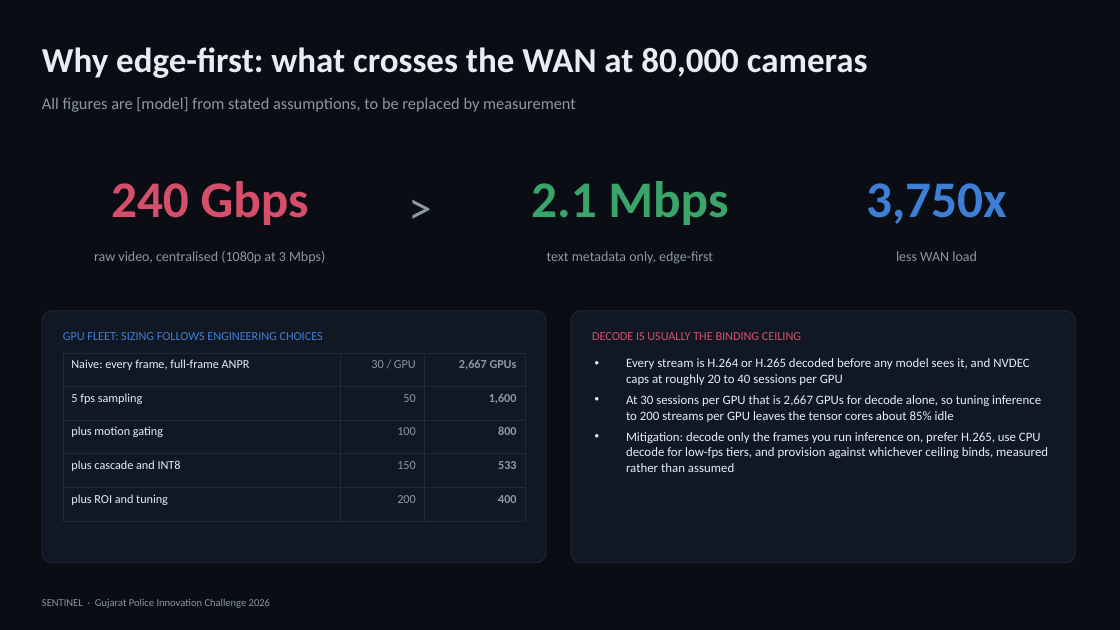
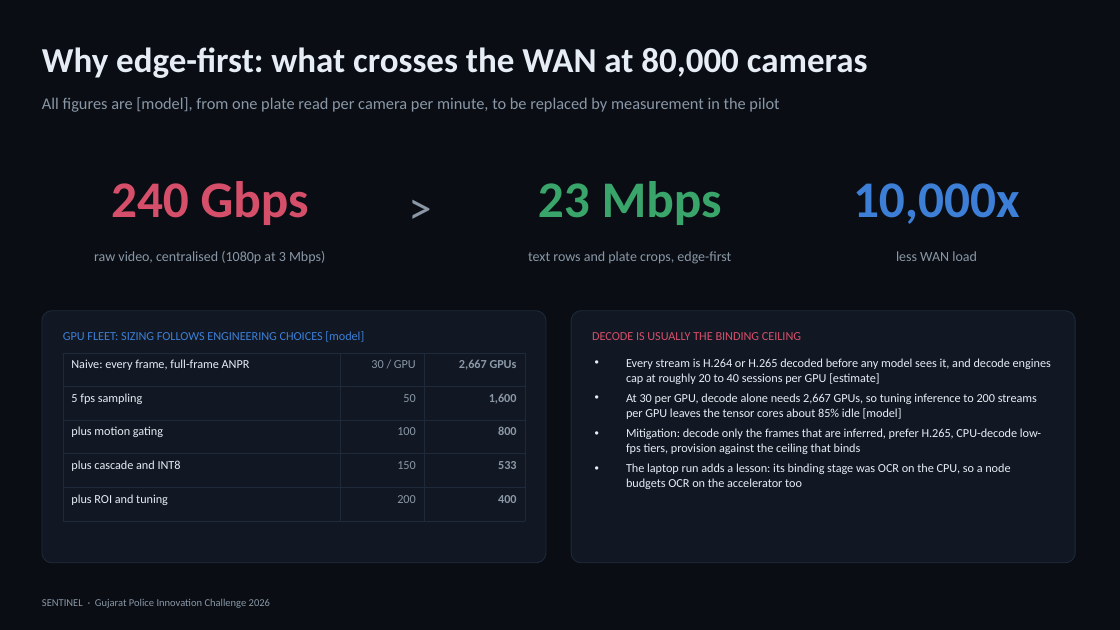
Before and after one commit to adityashroff06-code/sentinel-gujarat, a slide deck: slide 12 of deliverables/Sentinel-Solution-Presentation.pptx. Drawn at 1120x630 pixels with LibreOffice and Linux fonts; fonts in the diff are those of the drawing. Boxes give left, top, right and bottom in pixels: in the first picture for what was removed or moved away, otherwise in the second. Text is boxed around its words. In the diff, an @@ line names an element or a change of style, - is before the commit and + after.

```diff
--- a/deliverables/Sentinel-Solution-Presentation.pptx
+++ b/deliverables/Sentinel-Solution-Presentation.pptx
@@ text at [42,97,779,112]: text changed @@
-All figures are [model] from stated assumptions, to be replaced by measurement
+All figures are [model], from one plate read per camera per minute, to be replaced by measurement in the pilot
@@ text at [538,181,722,225]: text changed @@
-2.1 Mbps
+23 Mbps
@@ text at [853,183,1020,224]: text changed @@
-3,750x
+10,000x
@@ text at [528,251,731,264]: text changed @@
-text metadata only, edge-first
+text rows and plate crops, edge-first
@@ text at [63,331,364,342]: text changed @@
-GPU FLEET: SIZING FOLLOWS ENGINEERING CHOICES
+GPU FLEET: SIZING FOLLOWS ENGINEERING CHOICES [model]
@@ text at [626,358,1051,489]: text changed; size 11 to 10.5 pt @@
-• Every stream is H.264 or H.265 decoded before any model sees it, and NVDEC caps at roughly 20 to 40 sessions per GPU
-• At 30 sessions per GPU that is 2,667 GPUs for decode alone, so tuning inference to 200 streams per GPU leaves the tensor cores about 85% idle
-• Mitigation: decode only the frames you run inference on, prefer H.265, use CPU decode for low-fps tiers, and provision against whichever ceiling binds, measured rather than assumed
+• Every stream is H.264 or H.265 decoded before any model sees it, and decode engines cap at roughly 20 to 40 sessions per GPU [estimate]
+• At 30 per GPU, decode alone needs 2,667 GPUs, so tuning inference to 200 streams per GPU leaves the tensor cores about 85% idle [model]
+• Mitigation: decode only the frames that are inferred, prefer H.265, CPU-decode low-fps tiers, provision against the ceiling that binds
+• The laptop run adds a lesson: its binding stage was OCR on the CPU, so a node budgets OCR on the accelerator too
```
Also in this commit, not shown: 15 other slides changed, 1 slide added, 1 slide removed, 19 other files.
